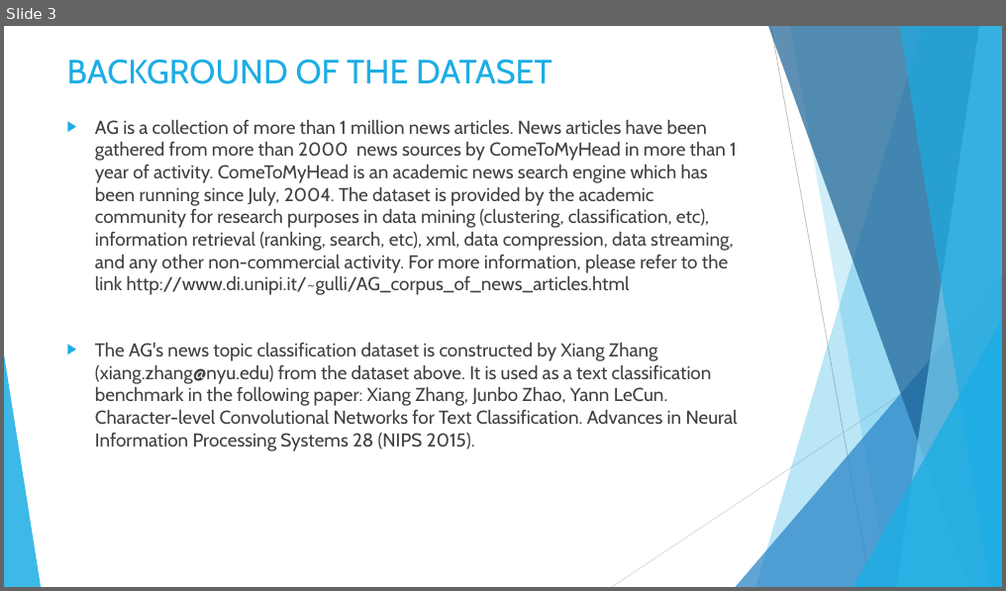
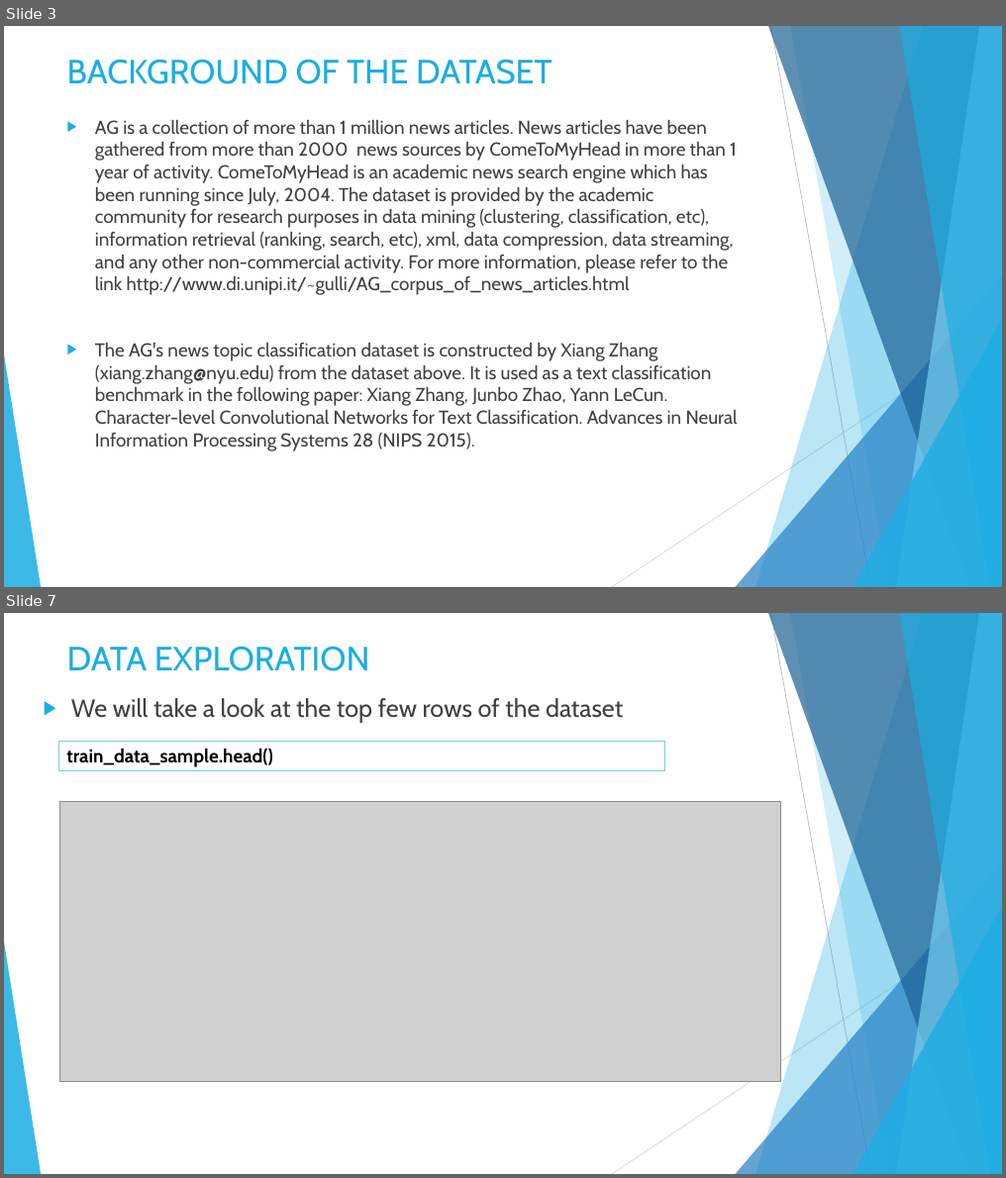
Before and after one commit to DataKnightsAI/Text-Classification-for-News-Summaries, a slide deck: CSML-1010-Group 20.pptx. Shown one above the other, each under a label of ours: slide 3 before the commit, slides 3 and 7 after it; the slides between them are not shown. The pictures are 1006x591 and 1006x1178 pixels, drawn with LibreOffice and Linux fonts; fonts in the diff are those of the drawing; grey boxes stand for pictures. Boxes give left, top, right and bottom in pixels: in the first picture for what was removed or moved away, otherwise in the second. Text is boxed around its words. In the diff, an @@ line names an element or a change of style, - is before the commit and + after.

```diff
--- a/CSML-1010-Group 20.pptx
+++ b/CSML-1010-Group 20.pptx
@@ slide 7 added at bbox=[4, 613, 1002, 1174], background #FFFFFF; not listed: 10 template elements that a slide beside it also shows @@
@@ title added at bbox=[67, 646, 370, 671], 32.4 pt, text #1CADE4 @@
+DATA EXPLORATION
@@ text added at bbox=[71, 698, 623, 723], 24 pt, text #404040 @@
+▶ We will take a look at the top few rows of the dataset
@@ rectangle added at bbox=[59, 741, 665, 771], outline #77CEEF 0.75 pt, 18 pt, text #000000, bold @@
+train_data_sample.head()
@@ picture added at bbox=[59, 802, 780, 1081] @@
```
Also in this commit, not shown: 1 slide changed, 7 other slides added, 6 other files.
